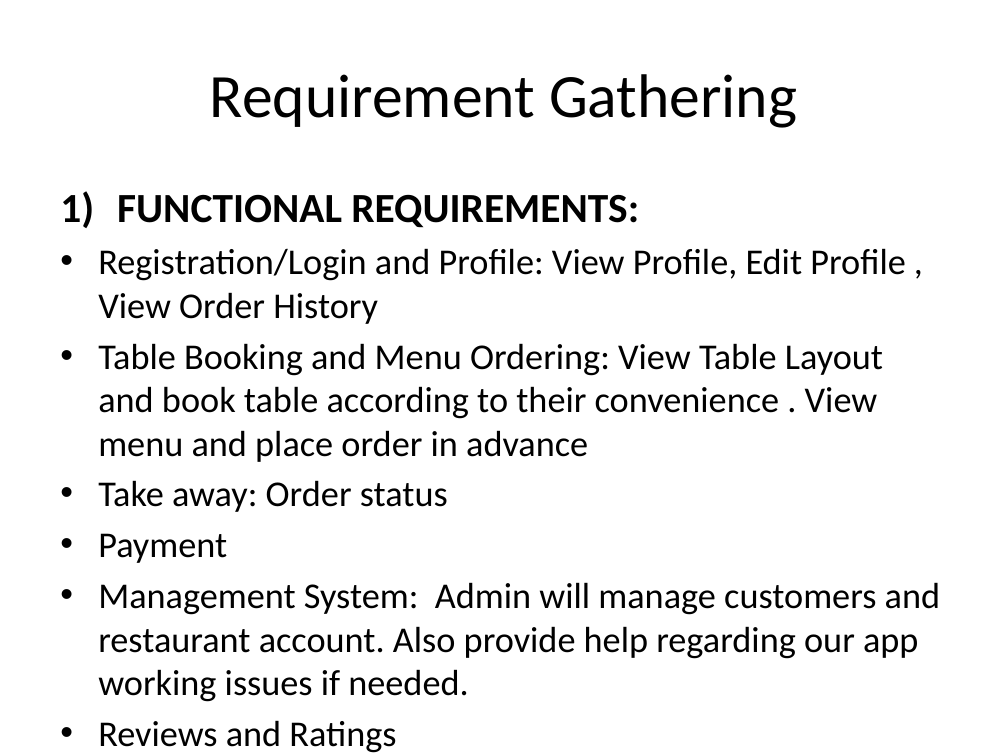
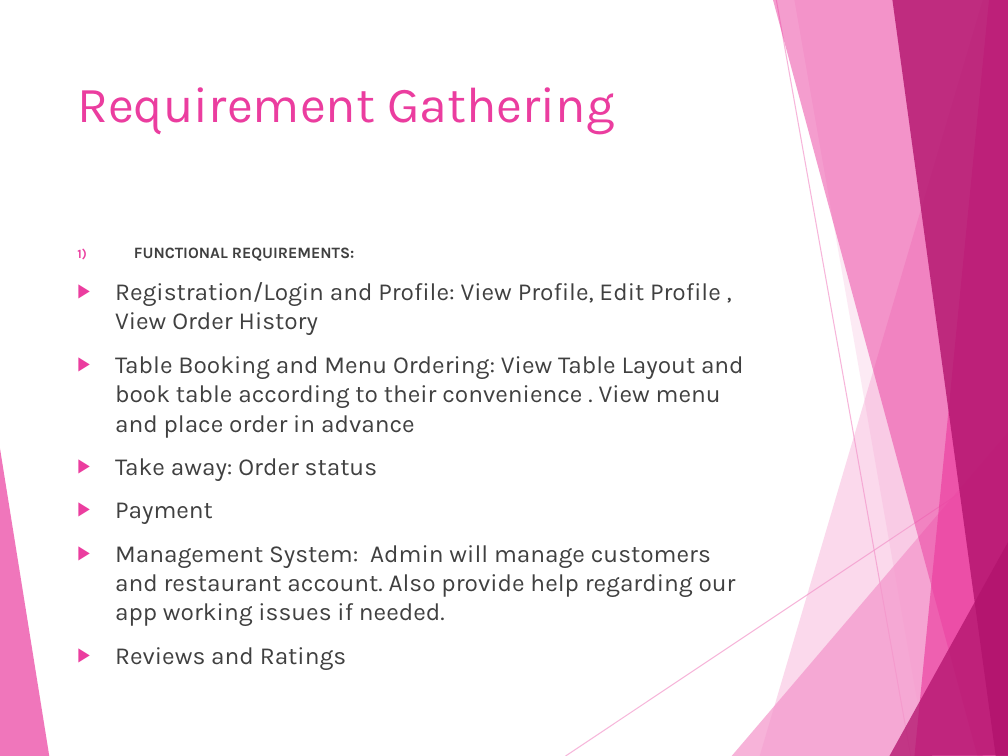
Before and after one commit to saaarvesh/FINALYEAR_PROJECT, a slide deck: slide 8 of Presentation/Project_Presentation.pptx. Drawn at 1008x756 pixels with LibreOffice and Linux fonts; fonts in the diff are those of the drawing. Boxes give left, top, right and bottom in pixels: in the first picture for what was removed or moved away, otherwise in the second. Text is boxed around its words. In the diff, an @@ line names an element or a change of style, - is before the commit and + after.

```diff
--- a/Presentation/Project_Presentation.pptx
+++ b/Presentation/Project_Presentation.pptx
@@ title "Requirement Gathering": place and size @@
-title "Requirement Gathering" at bbox=[210, 74, 797, 128]
+title "Requirement Gathering" at bbox=[77, 87, 614, 135]
@@ title "Requirement Gathering" at bbox=[77, 87, 614, 135]: size 44 to 36 pt, font Calibri to Karla, text colour #000000 to #EB3D9F; alignment centre to left; vertical alignment middle to top @@
@@ text "FUNCTIONAL REQUIREMENTS:": place and size @@
-text "FUNCTIONAL REQUIREMENTS:" at bbox=[98, 195, 940, 753]
+text "FUNCTIONAL REQUIREMENTS:" at bbox=[115, 247, 744, 670]
@@ text "FUNCTIONAL REQUIREMENTS:" at bbox=[115, 247, 744, 670]: size 29.6 to 11.2 pt in "FUNCTIONAL REQUIREMENTS:"; font Calibri to Karla, text colour #000000 to #404040, size 25.9 to 17.5 pt; more space between paragraphs; bullet • to ▶ @@
@@ group added at bbox=[0, 0, 1008, 756]: 8 freeform shapes, 2 lines @@
```
Also in this commit, not shown: 31 other slides changed, 11 slides added, 8 slides removed, 8 other files.
